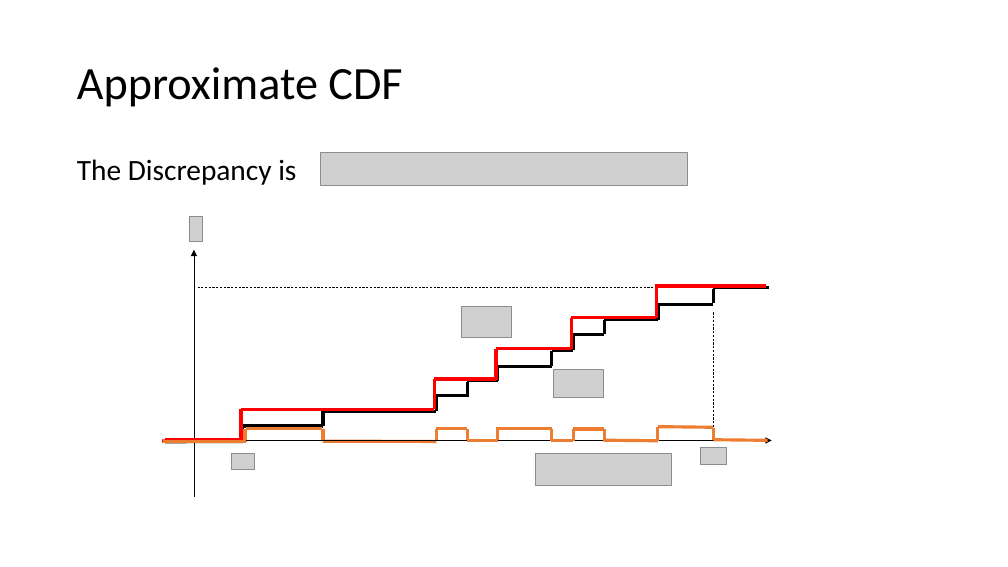
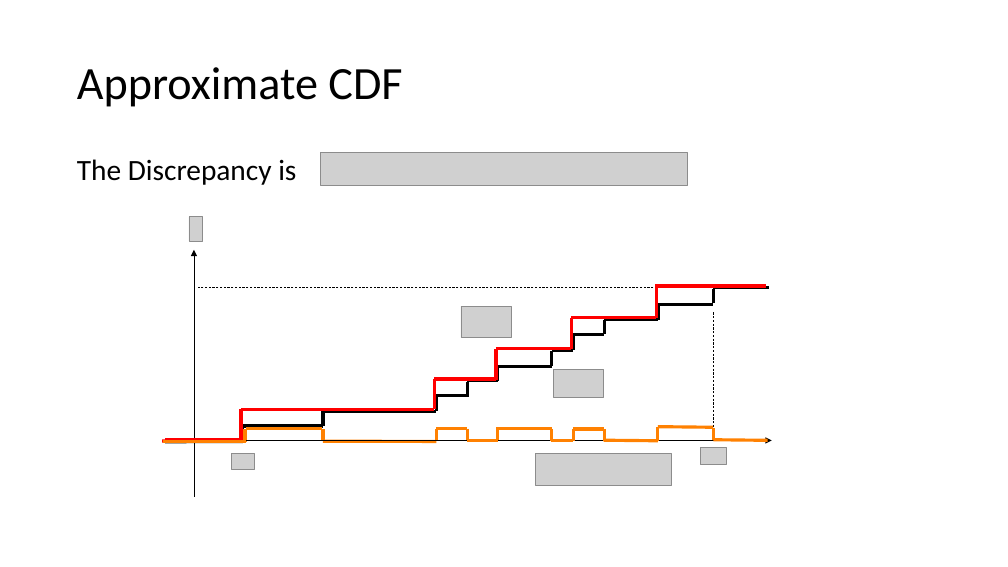
Before and after one commit to zkarnin/density_sketch, a slide deck: slide 9 of presentation.pptx (slide 7 before the commit). Drawn at 1008x567 pixels with LibreOffice and Linux fonts; fonts in the diff are those of the drawing; grey boxes stand for pictures; background and template pictures are left out. Boxes give left, top, right and bottom in pixels: in the first picture for what was removed or moved away, otherwise in the second. Text is boxed around its words. In the diff, an @@ line names an element or a change of style, - is before the commit and + after.

Commit message:
more slides

```diff
--- a/presentation.pptx
+++ b/presentation.pptx
@@ line (163, 442) - (247, 442): stroke #ED7D31 3 pt to #FF8101 3 pt @@
@@ line (245, 429) - (245, 442): stroke #ED7D31 3 pt to #FF8101 3 pt @@
@@ line (246, 429) - (323, 429): stroke #ED7D31 3 pt to #FF8101 3 pt @@
@@ line (323, 430) - (323, 442): stroke #ED7D31 3 pt to #FF8101 3 pt @@
@@ line (323, 442) - (436, 442): stroke #ED7D31 3 pt to #FF8101 3 pt @@
@@ line (436, 429) - (467, 429): stroke #ED7D31 3 pt to #FF8101 3 pt @@
@@ line (436, 430) - (436, 442): stroke #ED7D31 3 pt to #FF8101 3 pt @@
@@ line (467, 441) - (498, 441): stroke #ED7D31 3 pt to #FF8101 3 pt @@
@@ line (467, 429) - (467, 441): stroke #ED7D31 3 pt to #FF8101 3 pt @@
@@ line (496, 429) - (552, 429): stroke #ED7D31 3 pt to #FF8101 3 pt @@
@@ line (498, 429) - (498, 441): stroke #ED7D31 3 pt to #FF8101 3 pt @@
@@ line (551, 441) - (573, 441): stroke #ED7D31 3 pt to #FF8101 3 pt @@
@@ line (552, 429) - (552, 441): stroke #ED7D31 3 pt to #FF8101 3 pt @@
@@ line (573, 430) - (603, 430): stroke #ED7D31 3 pt to #FF8101 3 pt @@
@@ line (574, 429) - (574, 441): stroke #ED7D31 3 pt to #FF8101 3 pt @@
@@ line (603, 440) - (658, 441): stroke #ED7D31 3 pt to #FF8101 3 pt @@
@@ line (605, 429) - (605, 441): stroke #ED7D31 3 pt to #FF8101 3 pt @@
@@ line (658, 427) - (658, 441): stroke #ED7D31 3 pt to #FF8101 3 pt @@
@@ line (658, 426) - (713, 427): stroke #ED7D31 3 pt to #FF8101 3 pt @@
@@ line (713, 429) - (713, 440): stroke #ED7D31 3 pt to #FF8101 3 pt @@
@@ line (714, 440) - (768, 440): stroke #ED7D31 3 pt to #FF8101 3 pt @@
```
Also in this commit, not shown: 4 other slides changed, 3 slides added, 1 slide removed.
